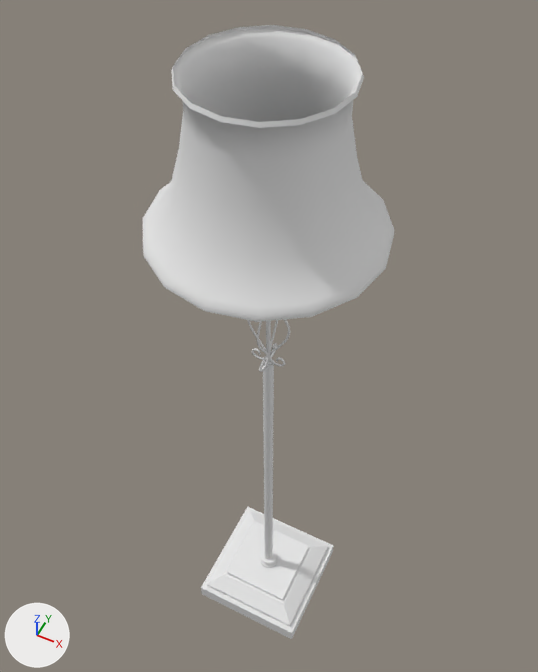
What one commit did to the COLLADA model Assets/Imported/Props/lamp_floor/model.dae.
Before and after are seen from a 50 mm camera at (0.533, -1.06, 1.646) aimed at (-0.068, 0.143, 0.142). Every picture has the same lights, and +X, +Y and +Z are marked at lower left. The picture after the commit comes second.

Objects in the first picture: 'floor_lamp'.
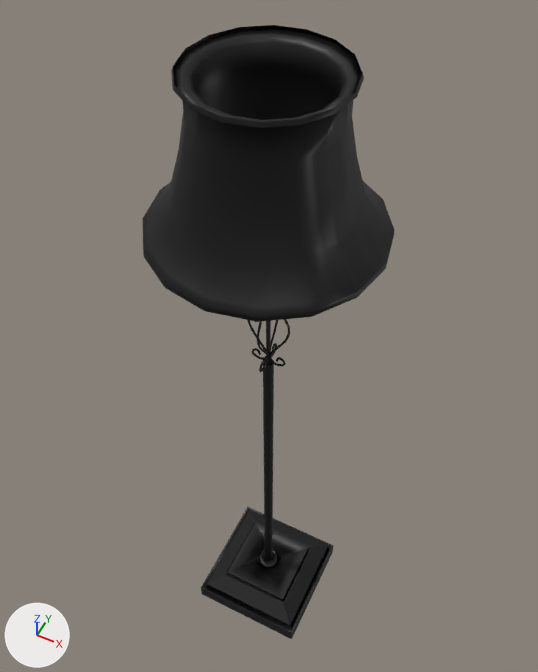
Where the newer file only moved an object's origin or applied its transform, the numbers keep the older frame.

Diff of the bpy script that builds the scene:
```diff
--- a/Assets/Imported/Props/lamp_floor/model.dae.py
+++ b/Assets/Imported/Props/lamp_floor/model.dae.py
@@ mat_defaultmaterial @@
 mat_defaultmaterial = principled_material('DefaultMaterial')
-mat_defaultmaterial.base_color = (0.8, 0.8, 0.8)  # white #e7e7e7
+mat_defaultmaterial.base_color = (0.0, 0.0, 0.0)  # black #000000
 mat_defaultmaterial.roughness = 0.9
@@ me_meshid0_name @@
 # used by ob_floor_lamp; location = (0.0, 0.0, 0.0)
-me_meshid0_name.from_pydata(...)  # 1934 vertices, 3732 faces; spans x -0.26..0.26, y -0.26..0.26, z -1.0..1.0
+me_meshid0_name.from_pydata(...)  # 2062 vertices, 4034 faces; spans x -0.26..0.26, y -0.26..0.26, z -1.0..1.0
+# me_meshid0_name part 1: 128 vertices added at x -0.22..0.23, y -0.22..0.22, z 0.65..0.99
 me_meshid0_name.materials.append(mat_defaultmaterial)
```

Where the change shows, as pixel boxes (x1, y1, x2, y2) in the pictures (538 x 672 px):
'floor_lamp', recoloured, reshaped (white to black): (142, 25, 394, 639) in both
part 1 of me_meshid0_name, added (black): after (173, 29, 362, 122)
